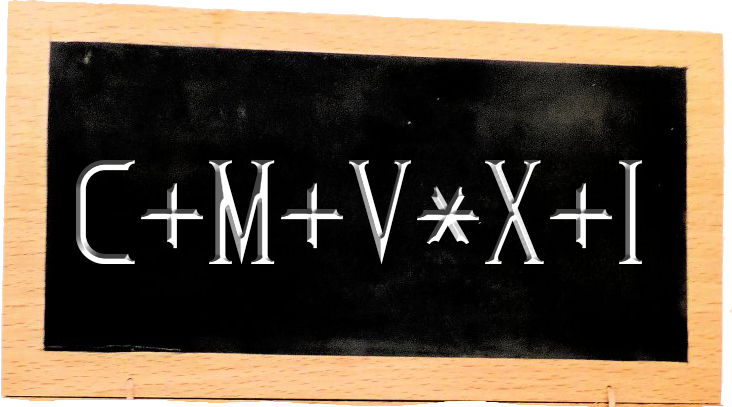
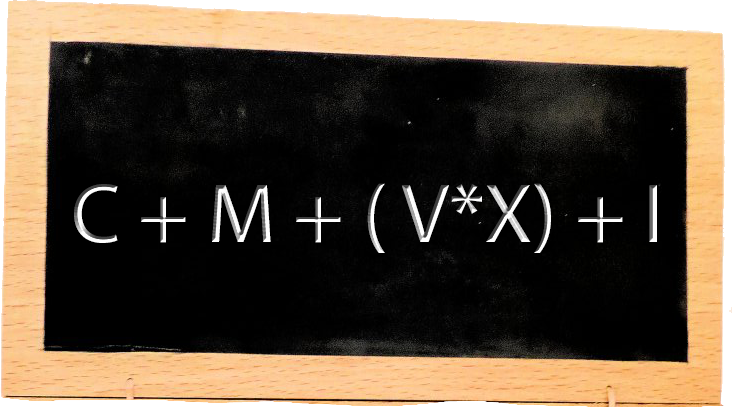
The second 732x407 image is a revision of the first. Changes to its layers:
renamed "X + M + V x C + I" to "X + M + (V x C) + I", painted on it over 74, 160, 657, 264
